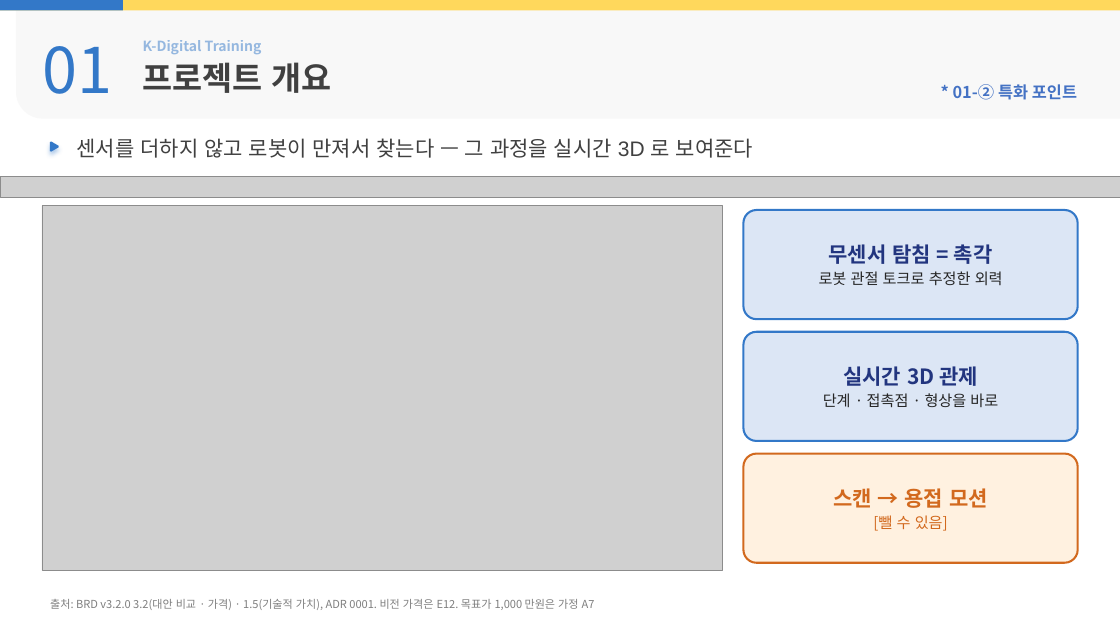
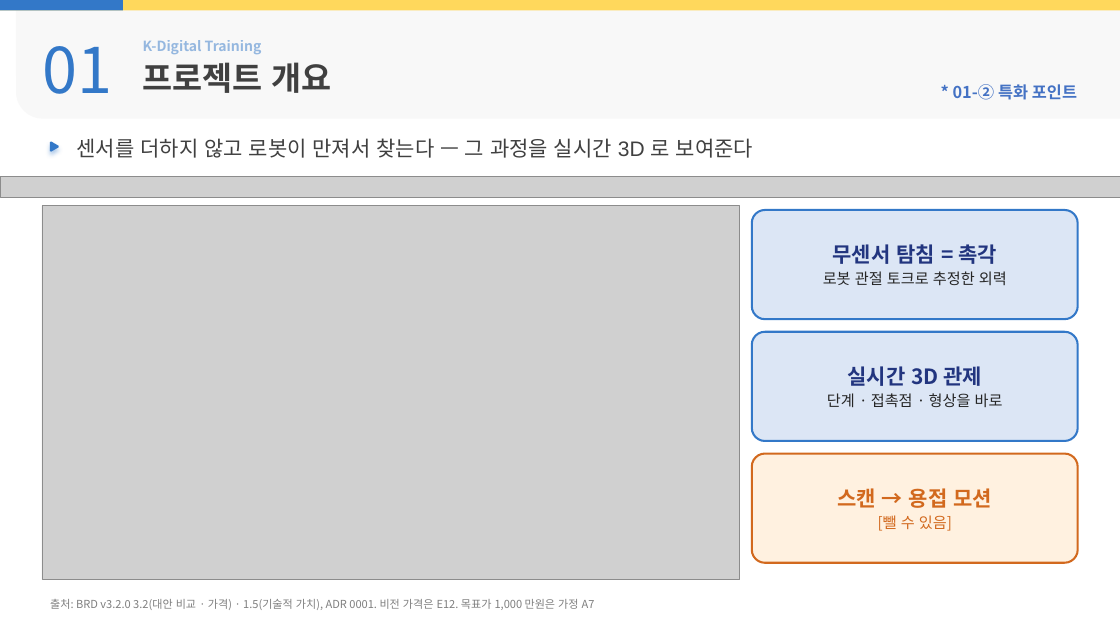
Before and after one commit to yujh5537/rokey_cobot1_Weld-Made, a slide deck: slide 4 of docs/presentation/slides-byeonghu.pptx. Drawn at 1120x630 pixels with LibreOffice and Linux fonts; fonts in the diff are those of the drawing; grey boxes stand for pictures; background and template pictures are left out. Boxes give left, top, right and bottom in pixels: in the first picture for what was removed or moved away, otherwise in the second. Text is boxed around its words. In the diff, an @@ line names an element or a change of style, - is before the commit and + after.

```diff
--- a/docs/presentation/slides-byeonghu.pptx
+++ b/docs/presentation/slides-byeonghu.pptx
@@ picture: place and size @@
-picture at [42, 206, 723, 571]
+picture at [42, 206, 739, 580]
@@ rounded rectangle "무센서 탐침 = 촉각": place and size @@
-rounded rectangle "무센서 탐침 = 촉각" at [744, 210, 1078, 319]
+rounded rectangle "무센서 탐침 = 촉각" at [752, 210, 1078, 319]
@@ rounded rectangle "실시간 3D 관제": place and size @@
-rounded rectangle "실시간 3D 관제" at [744, 332, 1078, 441]
+rounded rectangle "실시간 3D 관제" at [752, 332, 1078, 441]
@@ rounded rectangle "스캔 → 용접 모션": place and size @@
-rounded rectangle "스캔 → 용접 모션" at [744, 454, 1078, 563]
+rounded rectangle "스캔 → 용접 모션" at [752, 454, 1078, 563]
```
Also in this commit, not shown: 7 other slides changed, 11 other files.
